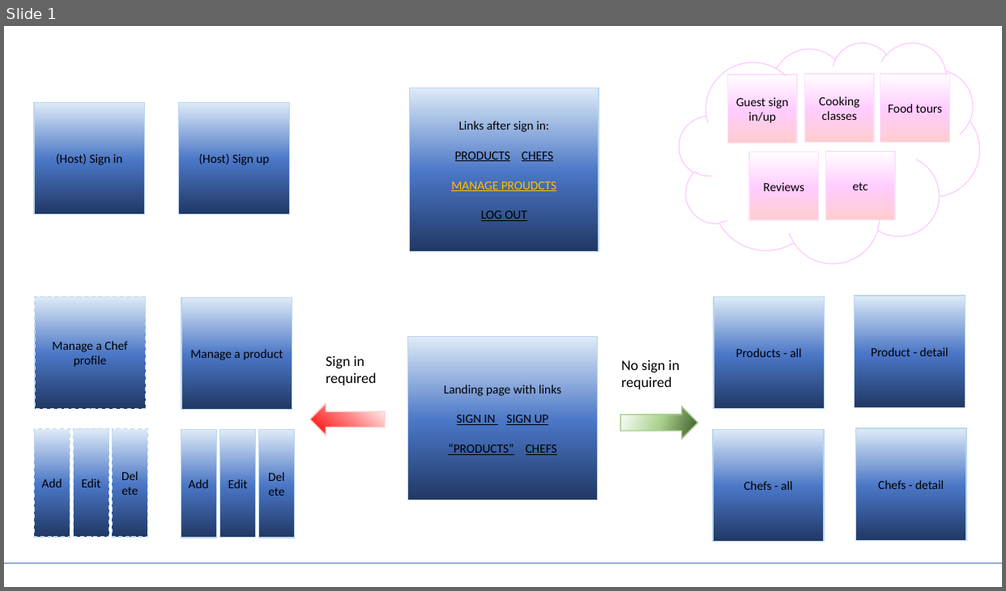
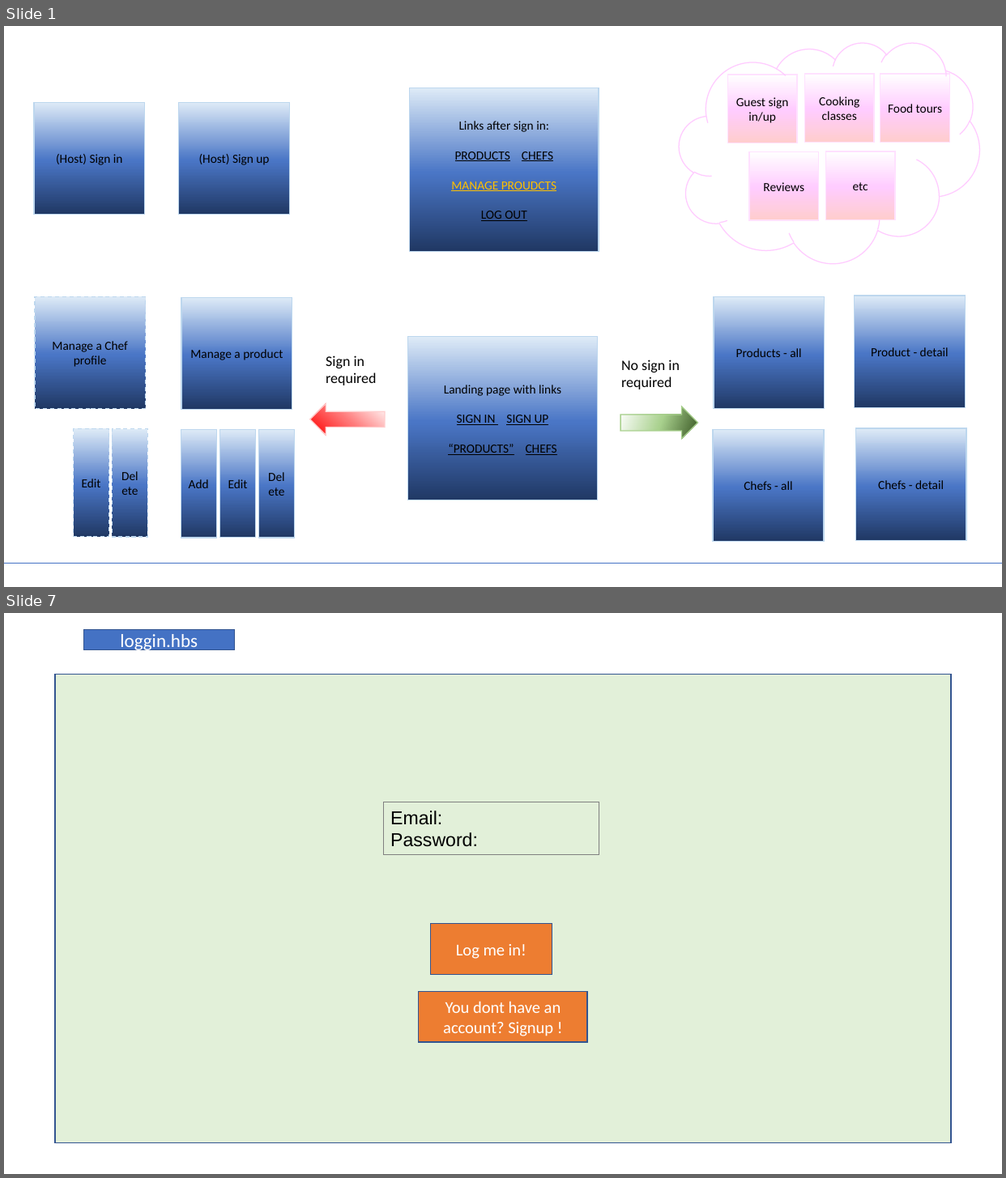
Before and after one commit to sdubois90/Second-project, a slide deck: Working plan/Project plan.pptx. Shown one above the other, each under a label of ours: slide 1 before the commit, slides 1 and 7 after it; the slides between them are not shown. The pictures are 1006x591 and 1006x1178 pixels, drawn with LibreOffice and Linux fonts; fonts in the diff are those of the drawing. Boxes give left, top, right and bottom in pixels: in the first picture for what was removed or moved away, otherwise in the second. Text is boxed around its words. In the diff, an @@ line names an element or a change of style, - is before the commit and + after.

```diff
--- a/Working plan/Project plan.pptx
+++ b/Working plan/Project plan.pptx
@@ slide 7 added at (x1=4, y1=613, x2=1002, y2=1174), background #FFFFFF @@
@@ rectangle added at (x1=84, y1=629, x2=235, y2=650), fill #4472C4, outline #325491 1 pt, 18 pt, text #FFFFFF @@
+loggin.hbs
@@ rectangle added at (x1=55, y1=675, x2=951, y2=1144), fill #E2F0D9, outline #325491 1 pt @@
@@ rectangle added at (x1=384, y1=803, x2=600, y2=855), outline #808080 0.75 pt, 18 pt, text #000000 @@
+Email:
+Password:
@@ rectangle added at (x1=431, y1=924, x2=552, y2=974), fill #ED7D31, outline #325491 1 pt, 16 pt, text #FFFFFF @@
+Log me in!
@@ rectangle added at (x1=419, y1=992, x2=587, y2=1043), fill #ED7D31, outline #325491 1 pt, 16 pt, text #FFFFFF @@
+You dont have an account? Signup !
@@ slide 1 changed as well @@
@@ rectangle removed at (x1=34, y1=429, x2=70, y2=537) @@
-Add
```
Also in this commit, not shown: 1 other slide changed, 9 other slides added, 8 other files.
